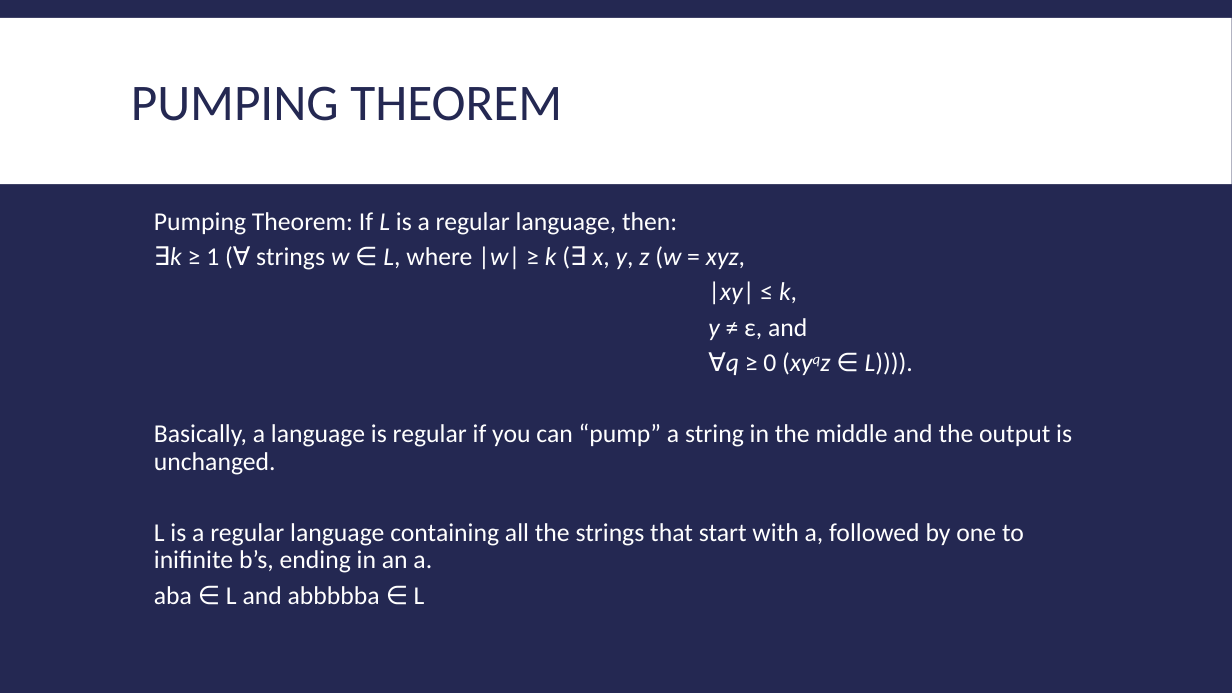
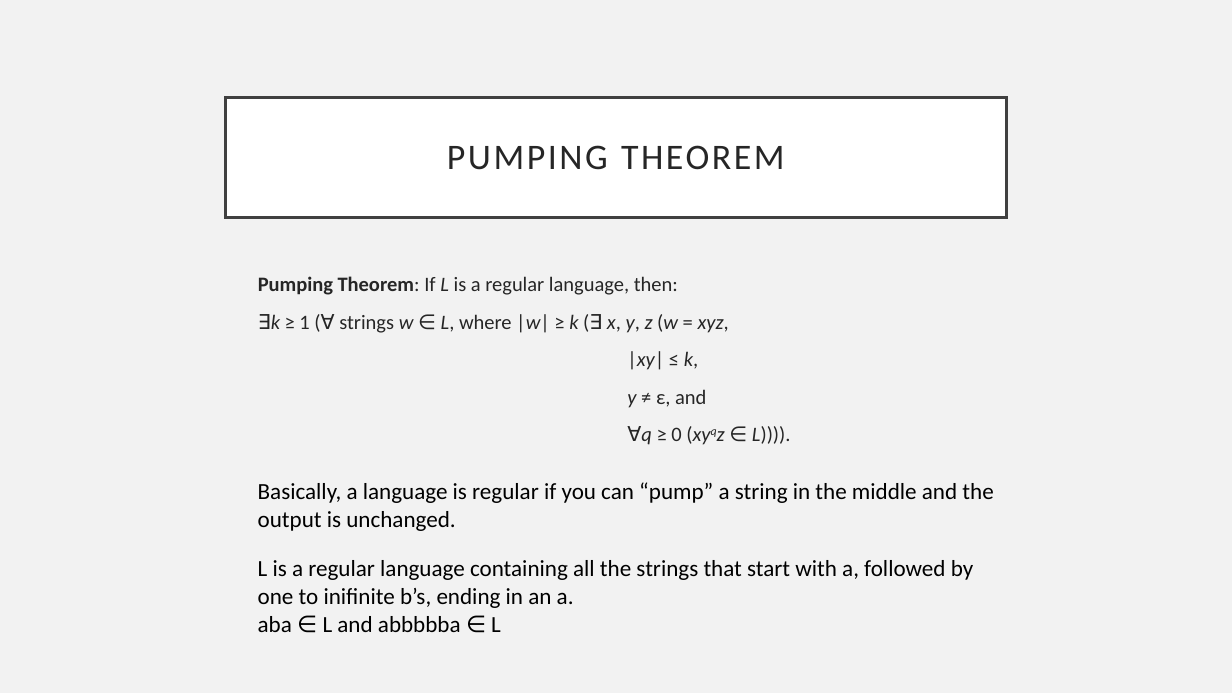
Before and after one commit to Jacobsma/CS477-Project, a slide deck: slide 4 of implementation.pptx. Drawn at 1232x693 pixels with LibreOffice and Linux fonts; fonts in the diff are those of the drawing. Boxes give left, top, right and bottom in pixels: in the first picture for what was removed or moved away, otherwise in the second. Text is boxed around its words. In the diff, an @@ line names an element or a change of style, - is before the commit and + after.

```diff
--- a/implementation.pptx
+++ b/implementation.pptx
@@ background #242852 to #F2F2F2 @@
@@ rectangle removed at bbox=[0, 18, 1232, 184] @@
@@ title "PUMPING THEOREM": place and size @@
-title "PUMPING THEOREM" at bbox=[131, 86, 562, 121]
+title "PUMPING THEOREM" at bbox=[226, 97, 1006, 217]
@@ title "PUMPING THEOREM" at bbox=[226, 97, 1006, 217]: size 40 to 28 pt, text colour #242852 to #262626, letter spacing 0 to 2 pt; alignment left to centre; line spacing 0.85 to 0.9; fill none to #FFFFFF; outline none to #404040 2.5 pt @@
@@ text "Pumping Theorem: If L is ...": place and size @@
-text "Pumping Theorem: If L is ..." at bbox=[154, 212, 1072, 604]
+text "Pumping Theorem: If L is ..." at bbox=[258, 276, 791, 445]
@@ text "Pumping Theorem: If L is ..." at bbox=[258, 276, 791, 445]: size 20 to 16 pt, text colour #FFFFFF to #262626; bold on in "Pumping Theorem:"; line spacing 0.9 to 1; more space between paragraphs @@
@@ text at bbox=[154, 423, 1072, 604]: paragraphs removed @@
-  Basically, a language is regular if you can “pump” a string in the middle and the output is unchanged.
-  L is a regular language containing all the strings that start with a, followed by one to inifinite b’s, ending in an a.
-  aba ∈ L and abbbbba ∈ L
@@ text added at bbox=[258, 482, 993, 531], 18 pt, text #000000 @@
+  Basically, a language is regular if you can “pump” a string in the middle and the output is unchanged.
@@ text added at bbox=[258, 560, 973, 632], 18 pt, text #000000 @@
+  L is a regular language containing all the strings that start with a, followed by one to inifinite b’s, ending in an a.
+  aba ∈ L and abbbbba ∈ L
```
Also in this commit, not shown: 20 other slides changed, 3 slides added, 3 slides removed, 1 other file.
